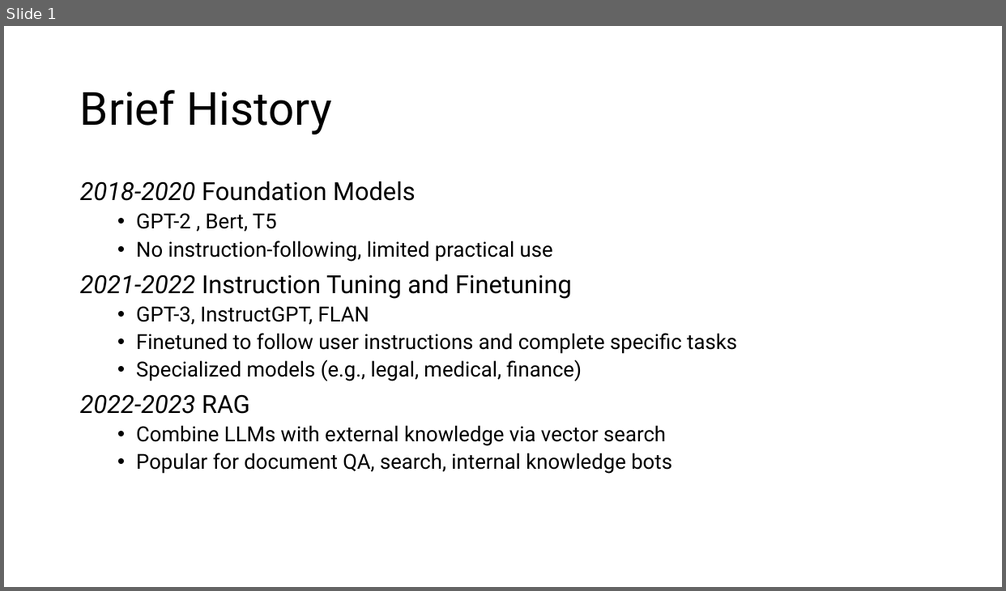
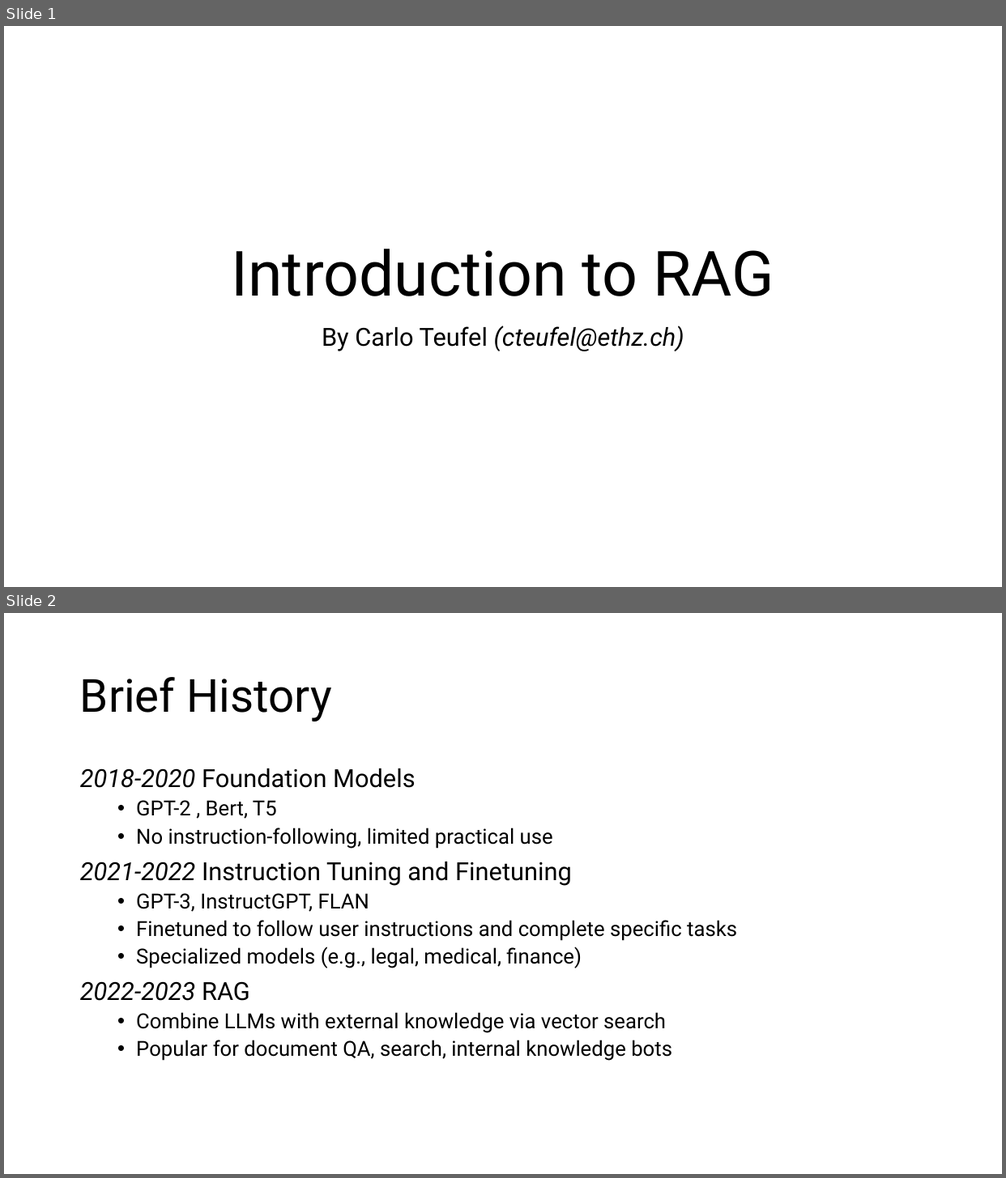
Before and after one commit to cteufel13/FinRAG, a slide deck: docs/LLM presentation.pptx. Shown one above the other, each under a label of ours: slide 1 before the commit, slides 1 and 2 after it. The pictures are 1006x591 and 1006x1178 pixels, drawn with LibreOffice and Linux fonts; fonts in the diff are those of the drawing. Boxes give left, top, right and bottom in pixels: in the first picture for what was removed or moved away, otherwise in the second. Text is boxed around its words. In the diff, an @@ line names an element or a change of style, - is before the commit and + after.

Commit message:
update presentation

```diff
--- a/docs/LLM presentation.pptx
+++ b/docs/LLM presentation.pptx
@@ slide 1 added at [4, 26, 1002, 587], background #FFFFFF @@
@@ title added at [232, 249, 774, 297], 60 pt, text #000000 @@
+Introduction to RAG
@@ subtitle added at [322, 326, 684, 352], 24 pt, text #000000, italic @@
+By Carlo Teufel (cteufel@ethz.ch)
@@ what was slide 1 is now slide 2 @@
```
